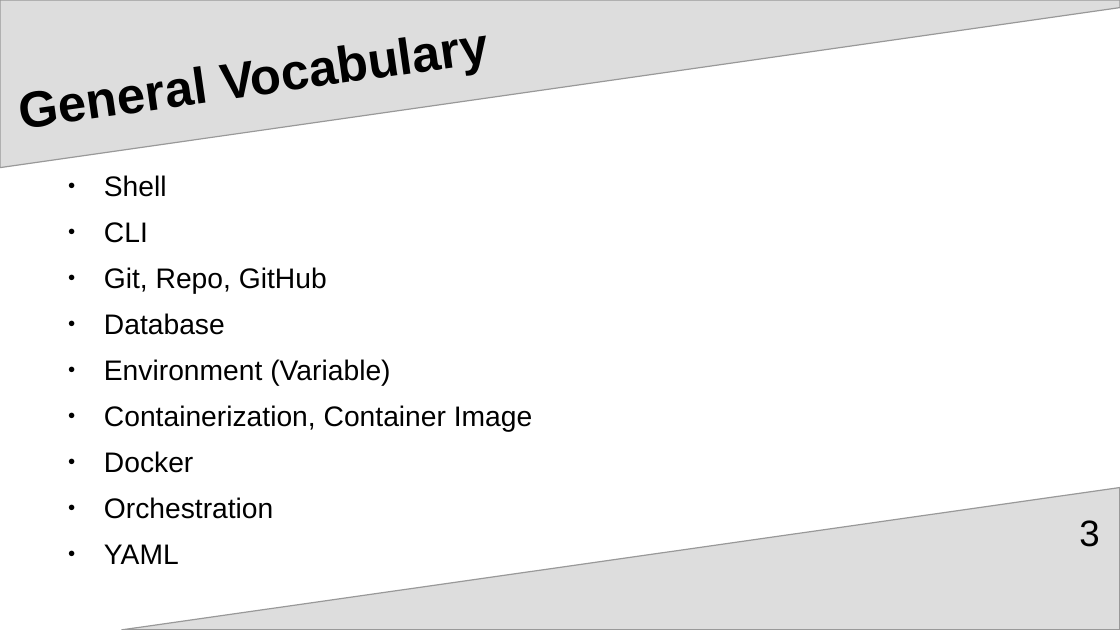
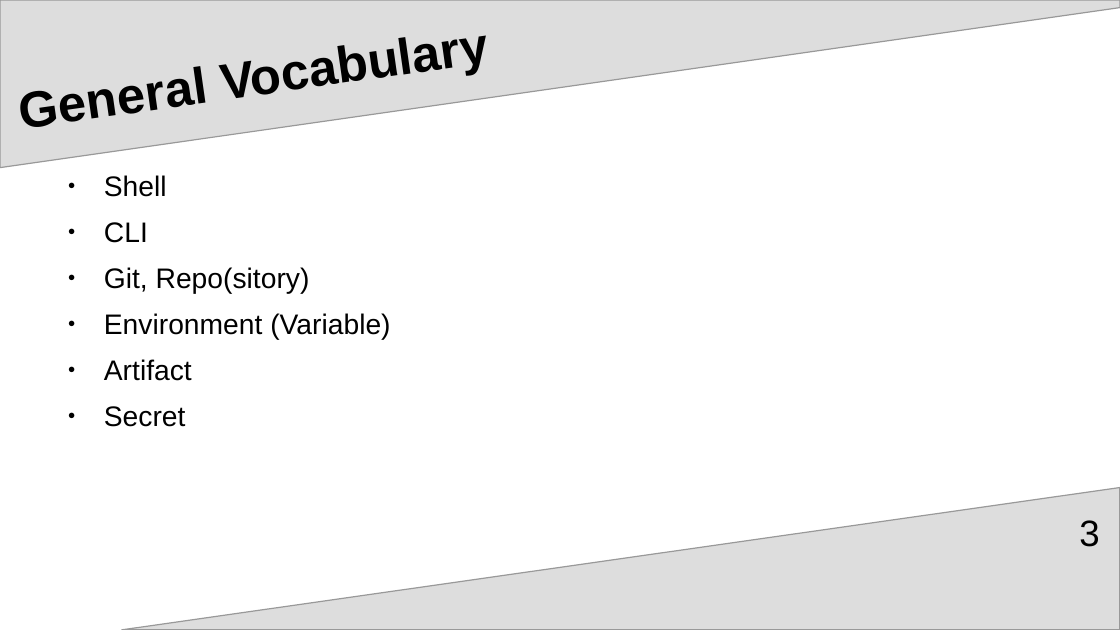
Before and after one commit to upart/cabinops, a slide deck: slide 3 of documentation/Introduction.odp. Drawn at 1120x630 pixels with LibreOffice and Linux fonts; fonts in the diff are those of the drawing. Boxes give left, top, right and bottom in pixels: in the first picture for what was removed or moved away, otherwise in the second. Text is boxed around its words. In the diff, an @@ line names an element or a change of style, - is before the commit and + after.

```diff
--- a/documentation/Introduction.odp
+++ b/documentation/Introduction.odp
@@ text at (104,267,310,294): text changed @@
-● Git, Repo, GitHub
-● Database
+● Git, Repo(sitory)
@@ text at (104,359,192,427): text changed @@
-● Containerization, Container Image
-● Docker
-● Orchestration
-● YAML
+● Artifact
+● Secret
```
Also in this commit, not shown: 2 slides added, 12 other files.
